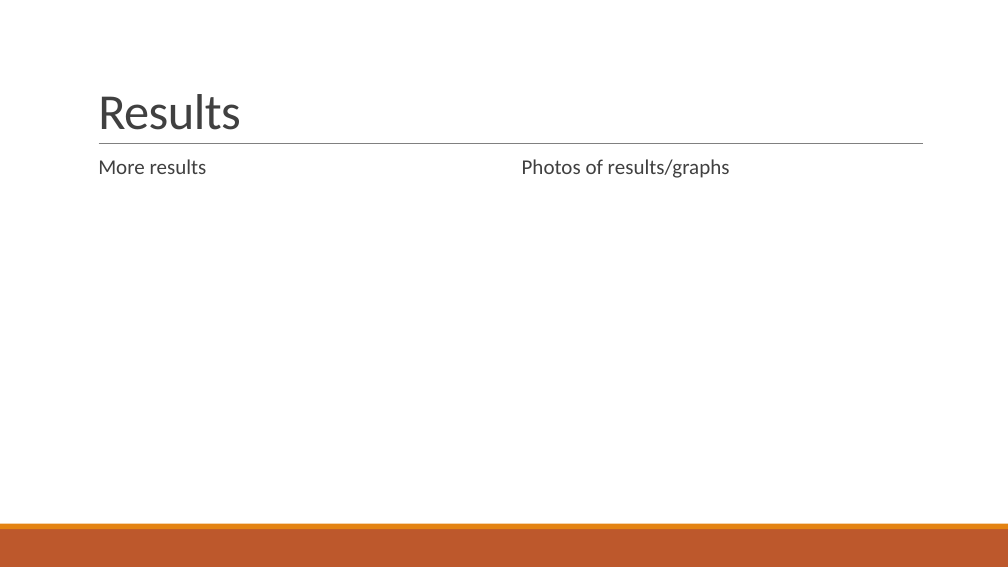
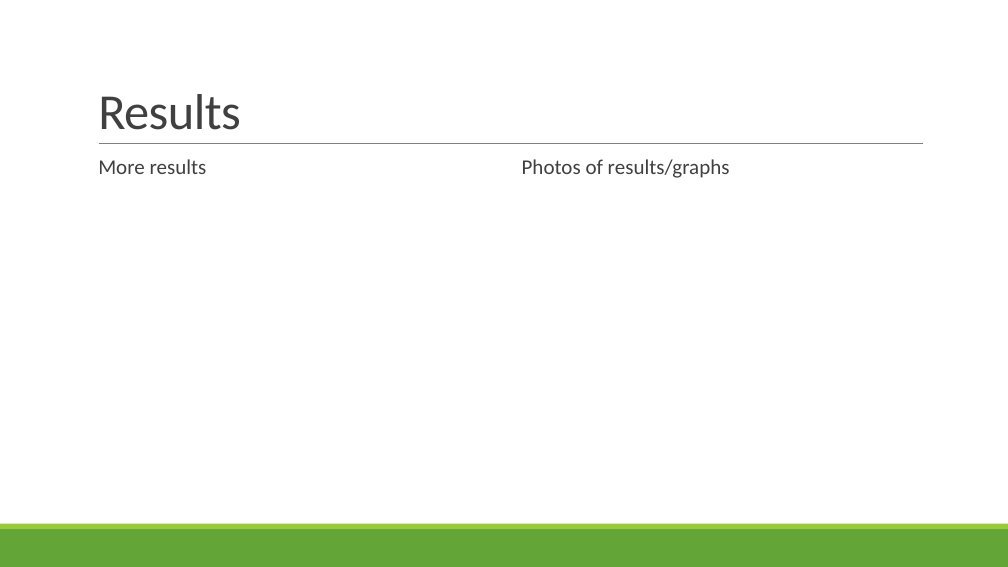
Before and after one commit to jamestbrown5/2018_Undergrad-Summer-Project, a slide deck: slide 13 of Documents/Summer Project Presentation.pptx (slide 12 before the commit). Drawn at 1008x567 pixels with LibreOffice and Linux fonts; fonts in the diff are those of the drawing. Boxes give left, top, right and bottom in pixels: in the first picture for what was removed or moved away, otherwise in the second. Text is boxed around its words. In the diff, an @@ line names an element or a change of style, - is before the commit and + after.

```diff
--- a/Documents/Summer Project Presentation.pptx
+++ b/Documents/Summer Project Presentation.pptx
@@ rectangle at <box>0,529,1008,567</box>: fill #BD582C to #63A537 @@
@@ rectangle at <box>0,524,1008,529</box>: fill #E48312 to #99CB38 @@
```
Also in this commit, not shown: 16 other slides changed, 1 slide added.
